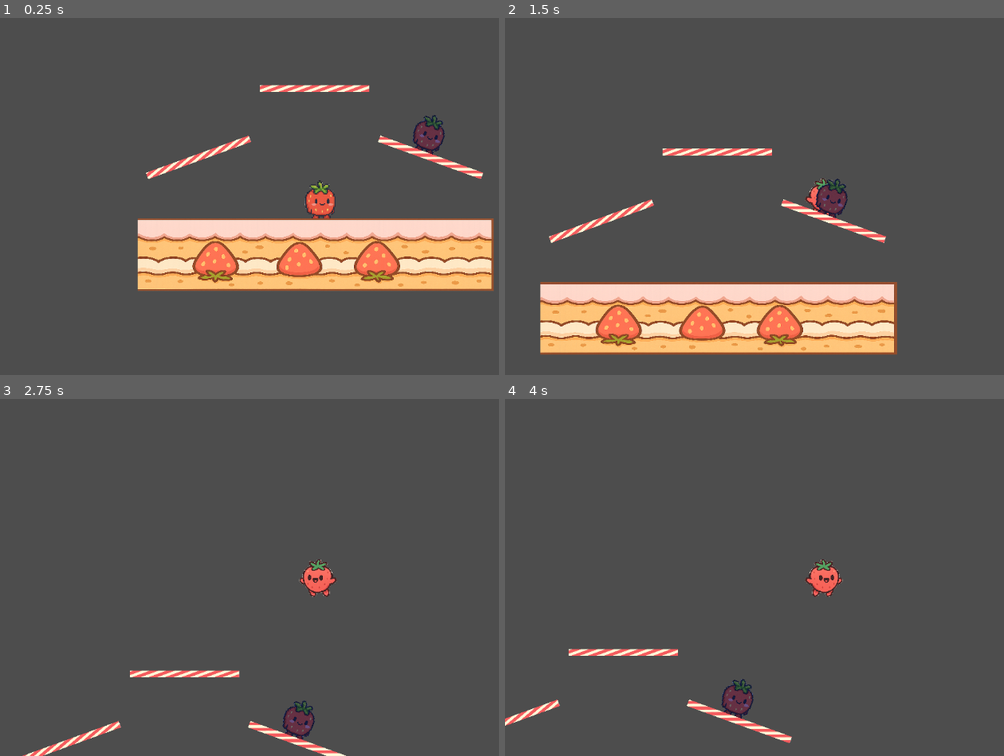
Above: before the commit, frames 1-4 (two rows, left to right).
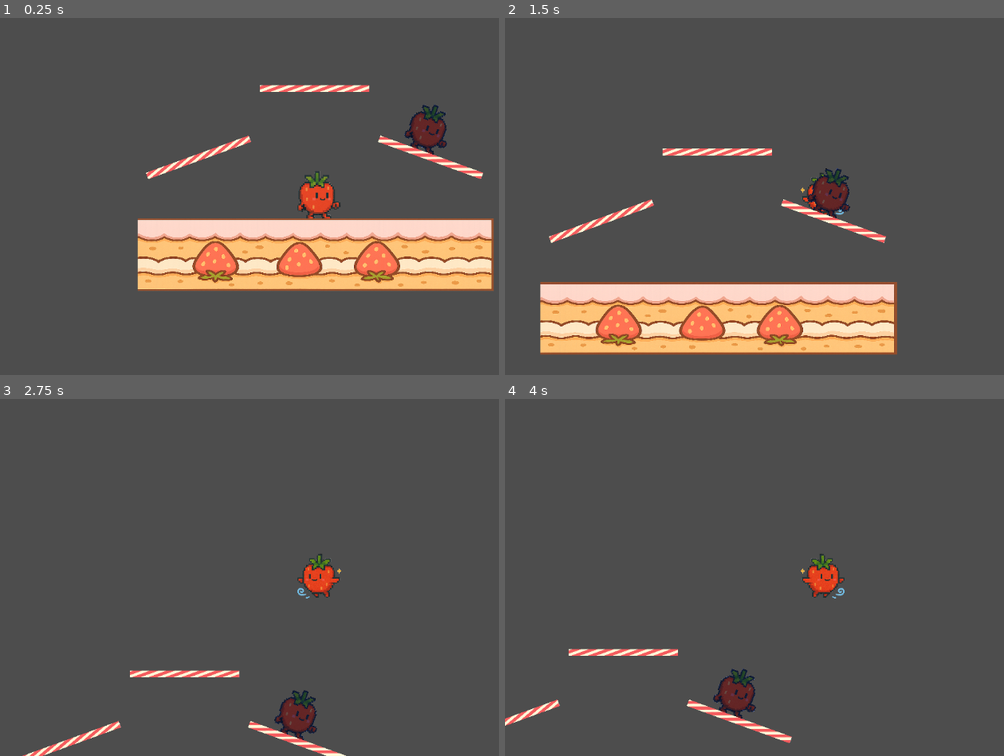
Above: after the commit, the same moments.

Repository: ktarrant/shortcake
Game: Godot game, scene res://scenes/main/Main.tscn
The game is run twice, just before and just after one commit, with the same random seed, the same clock (stepped at 60 frames per second) and the same inputs.
Inputs:
- Up to frame 1 (0.25 s): no input
- Up to frame 2 (1.5 s): tap Enter at 0.5 s; hold Up (jump) 0.53-1.28 s; hold Right (move_right) from 0.53 s (still down); tap Up (jump) at 1.35 s
- Up to frame 3 (2.75 s): tap Up (jump) at 1.52, 1.82 s; release Right (move_right) at 2.03 s; hold Left (move_left) from 2.03 s (still down); hold Up (jump) from 2.03 s (still down)
- Up to frame 4 (4 s): release Left (move_left) at 2.78 s; release Up (jump) at 2.78 s; hold Right (move_right) from 2.78 s (still down); tap Up (jump) at 2.85, 3.02, 3.32 s; hold Up (jump) from 3.53 s (still down)

The runs differ from the first frame. In frame 1, 1.4% of the frame differs, in the area x 59-90%, y 24-57%; in frame 2, 0.8%; in frame 3, 1.4%; in frame 4, 1.4%.

Commit message:
add and update assets

Diff:
--- a/scenes/player/Player.tscn
+++ b/scenes/player/Player.tscn
@@ -1,33 +1,24 @@
 [gd_scene load_steps=10 format=3 uid="uid://dqq4w7fimk4gi"]
 
 [ext_resource type="Script" uid="uid://blrxjmmfj02y3" path="res://scripts/Player.gd" id="1"]
-[ext_resource type="Texture2D" uid="uid://cd7icjy4jnky7" path="res://assets/sprites/player/strawberry.png" id="2_q3lat"]
+[ext_resource type="Texture2D" uid="uid://ci3e3idcrf8q1" path="res://assets/sprites/player/strawberry/strawberry_idle.png" id="2_tpg5x"]
+[ext_resource type="Texture2D" uid="uid://b53omdctpnvof" path="res://assets/sprites/player/strawberry/strawberry_flap.png" id="3_c3xxp"]
+[ext_resource type="Texture2D" uid="uid://b0waad5pljabm" path="res://assets/sprites/player/strawberry/strawberry_walk0.png" id="4_npwbq"]
+[ext_resource type="Texture2D" uid="uid://hix01l3vvjp6" path="res://assets/sprites/player/strawberry/strawberry_walk1.png" id="5_v42im"]
 
 [sub_resource type="CapsuleShape2D" id="CapsuleShape2D_q3lat"]
 radius = 60.0
 height = 140.0
 
-[sub_resource type="AtlasTexture" id="AtlasTexture_q3lat"]
-atlas = ExtResource("2_q3lat")
-region = Rect2(0, 0, 512, 512)
-
-[sub_resource type="AtlasTexture" id="AtlasTexture_8g4oa"]
-atlas = ExtResource("2_q3lat")
-region = Rect2(0, 1024, 512, 512)
-
-[sub_resource type="AtlasTexture" id="AtlasTexture_tok1r"]
-atlas = ExtResource("2_q3lat")
-region = Rect2(0, 0, 512, 512)
-
-[sub_resource type="AtlasTexture" id="AtlasTexture_ddoul"]
-atlas = ExtResource("2_q3lat")
-region = Rect2(0, 512, 512, 512)
+[sub_resource type="AtlasTexture" id="AtlasTexture_pn6s4"]
+atlas = ExtResource("2_tpg5x")
+region = Rect2(0, 0, 1024, 1024)
 
 [sub_resource type="SpriteFrames" id="SpriteFrames_6ysni"]
 animations = [{
 "frames": [{
 "duration": 1.0,
-"texture": SubResource("AtlasTexture_q3lat")
+"texture": SubResource("AtlasTexture_pn6s4")
 }],
 "loop": true,
 "name": &"idle",
@@ -35,7 +26,7 @@
 }, {
 "frames": [{
 "duration": 1.0,
-"texture": SubResource("AtlasTexture_8g4oa")
+"texture": ExtResource("3_c3xxp")
 }],
 "loop": true,
 "name": &"jump",
@@ -43,10 +34,10 @@
 }, {
 "frames": [{
 "duration": 1.0,
-"texture": SubResource("AtlasTexture_tok1r")
+"texture": ExtResource("4_npwbq")
 }, {
 "duration": 1.0,
-"texture": SubResource("AtlasTexture_ddoul")
+"texture": ExtResource("5_v42im")
 }],
 "loop": true,
 "name": &"walk",
@@ -69,9 +60,9 @@
 zoom = Vector2(0.5, 0.5)
 
 [node name="AnimatedSprite2D" type="AnimatedSprite2D" parent="."]
-scale = Vector2(0.33, 0.33)
+scale = Vector2(0.2, 0.2)
 sprite_frames = SubResource("SpriteFrames_6ysni")
-animation = &"jump"
+animation = &"walk"
 
 [node name="OverlapArea" type="Area2D" parent="."]
 collision_layer = 8
Binary file added: assets/sprites/platforms/toast/toast_left.png
Not shown, added: assets/sprites/platforms/toast/toast_left.png.import
Binary file added: assets/sprites/platforms/toast/toast_middle.png
Not shown, added: assets/sprites/platforms/toast/toast_middle.png.import
Binary file added: assets/sprites/platforms/toast/toast_right.png
Not shown, added: assets/sprites/platforms/toast/toast_right.png.import
Binary file removed: assets/sprites/player/strawberry.png
Not shown, removed: assets/sprites/player/strawberry.png.import
Binary file added: assets/sprites/player/strawberry/strawberry_air_punch.png
Not shown, added: assets/sprites/player/strawberry/strawberry_air_punch.png.import
Binary file added: assets/sprites/player/strawberry/strawberry_cannonball.png
Not shown, added: assets/sprites/player/strawberry/strawberry_cannonball.png.import
(and 48 more such lines)
